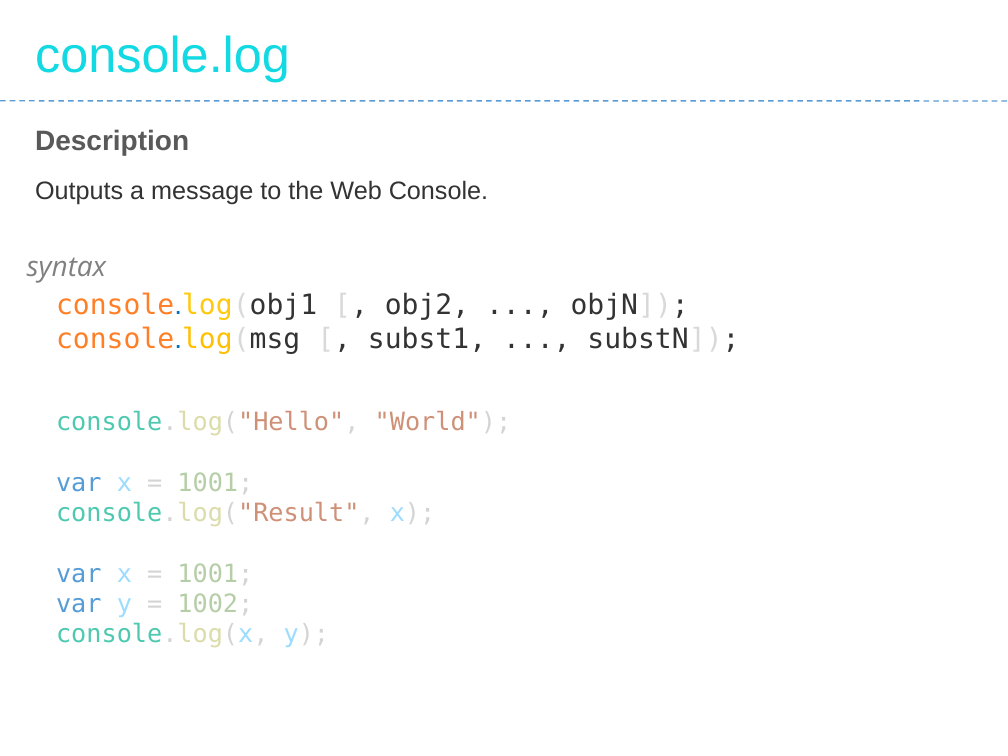
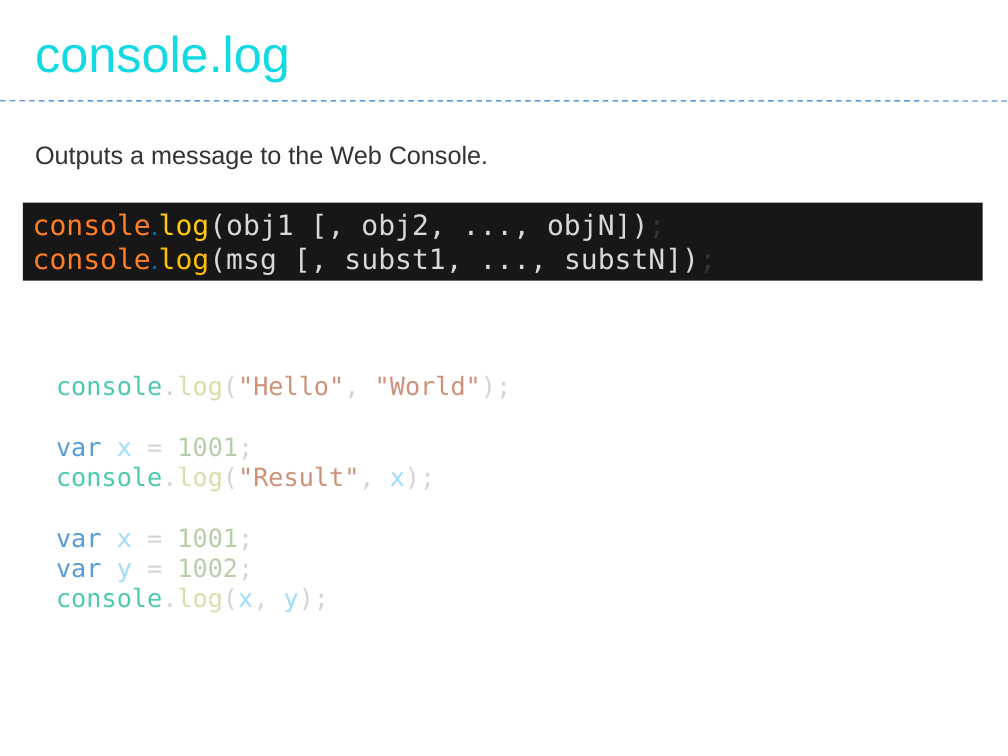
Before and after one commit to Saleel-Bagde/PPT-s, a slide deck: slide 20 of JavaScript.pptx. Drawn at 1008x756 pixels with LibreOffice and Linux fonts; fonts in the diff are those of the drawing. Boxes give left, top, right and bottom in pixels: in the first picture for what was removed or moved away, otherwise in the second. Text is boxed around its words. In the diff, an @@ line names an element or a change of style, - is before the commit and + after.

```diff
--- a/JavaScript.pptx
+++ b/JavaScript.pptx
@@ text "Outputs a message to the ...": place and size @@
-text "Outputs a message to the ..." at (35,180,488,205)
+text "Outputs a message to the ..." at (35,145,488,170)
@@ text removed at (35,129,189,155) @@
-Description
@@ rectangle "console.log(obj1 [, obj2, ..., objN]);": place and size @@
-rectangle "console.log(obj1 [, obj2, ..., objN]);" at (56,292,739,354)
+rectangle "console.log(obj1 [, obj2, ..., objN]);" at (23,203,983,280)
@@ rectangle "console.log(obj1 [, obj2, ..., objN]);" at (23,203,983,280): text colour #333333 to #D9D9D9 in "console.log(obj1 [, obj2, ..., objN]);", "console.log(msg [, subst1, ..., substN]);"; fill none to #181717 @@
@@ text removed at (27,257,106,283) @@
-syntax
@@ text "console.log("Hello", "World");": place and size @@
-text "console.log("Hello", "World");" at (56,410,512,647)
+text "console.log("Hello", "World");" at (56,375,512,612)
```
Also in this commit, not shown: 43 other slides changed.
